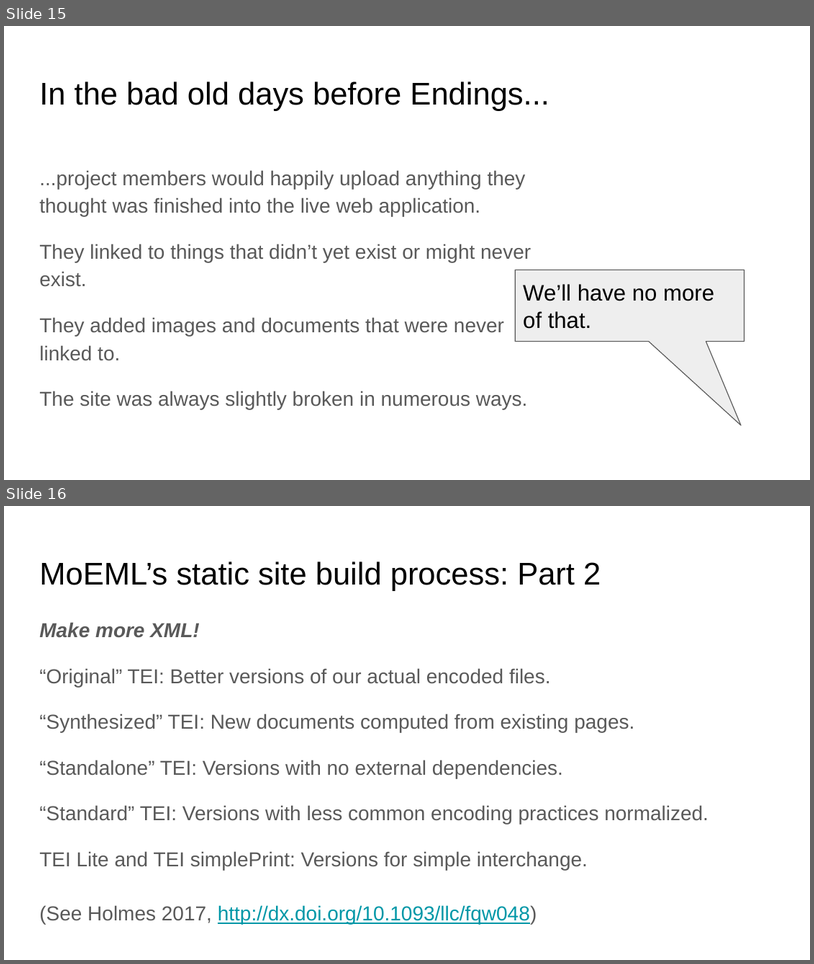
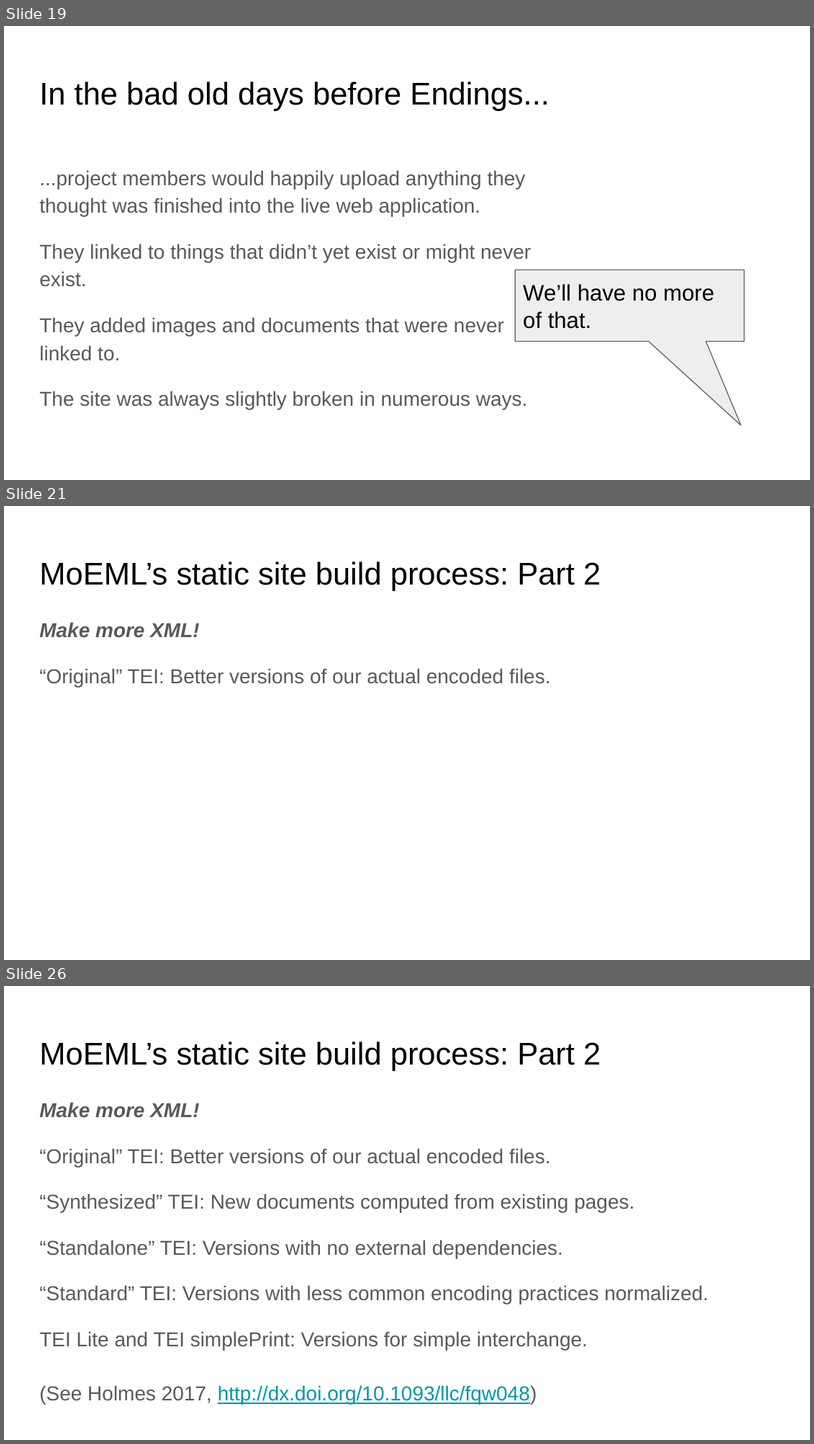
Before and after one commit to projectEndings/Endings, a slide deck: presentations/tei_2019/thePrefabricatedWebsite.odp. Shown one above the other, each under a label of ours: slides 15 and 16 before the commit, slides 19, 21 and 26 after it; the slides between them are not shown. The pictures are 814x964 and 814x1444 pixels, drawn with LibreOffice and Linux fonts; fonts in the diff are those of the drawing; background and template pictures are left out. Boxes give left, top, right and bottom in pixels: in the first picture for what was removed or moved away, otherwise in the second. Text is boxed around its words. In the diff, an @@ line names an element or a change of style, - is before the commit and + after.

```diff
--- a/presentations/tei_2019/thePrefabricatedWebsite.odp
+++ b/presentations/tei_2019/thePrefabricatedWebsite.odp
@@ slide 21 added at (x1=4, y1=506, x2=810, y2=960), background #FFFFFF @@
@@ title added at (x1=39, y1=561, x2=601, y2=591), 28 pt, text #000000 @@
+MoEML’s static site build process: Part 2
@@ text added at (x1=39, y1=622, x2=551, y2=687), 18 pt, text #595959 @@
+Make more XML!
+“Original” TEI: Better versions of our actual encoded files.
@@ what was slide 15 is now slide 19 @@
@@ what was slide 16 is now slide 26 @@
```
Also in this commit, not shown: 4 slides changed, 14 other slides added, 2 other files.
